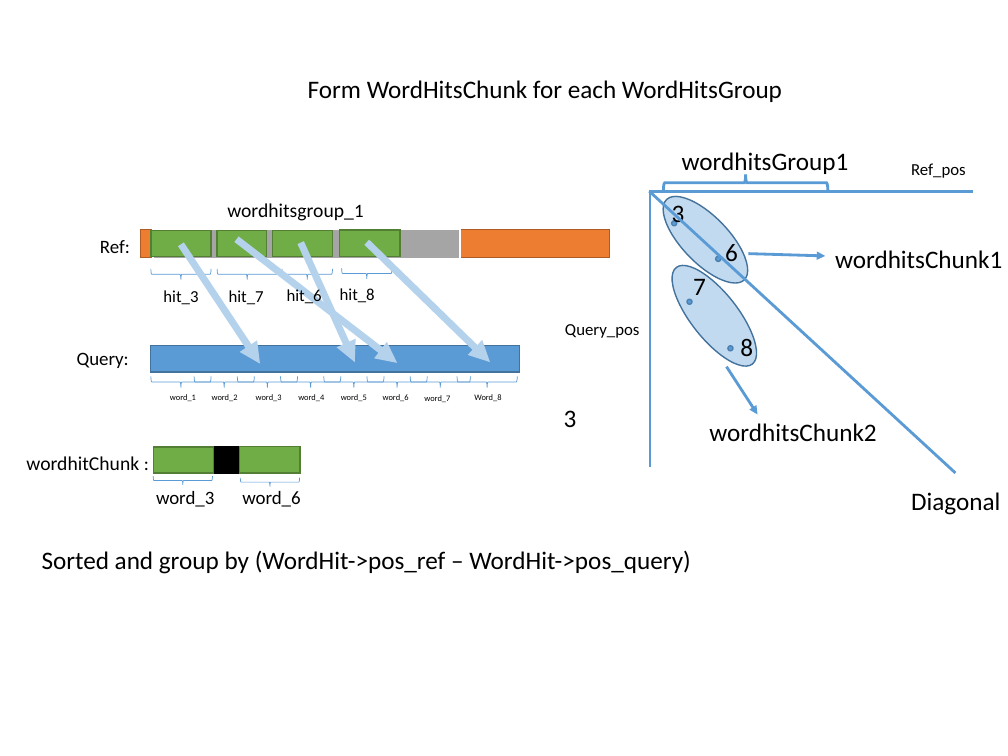
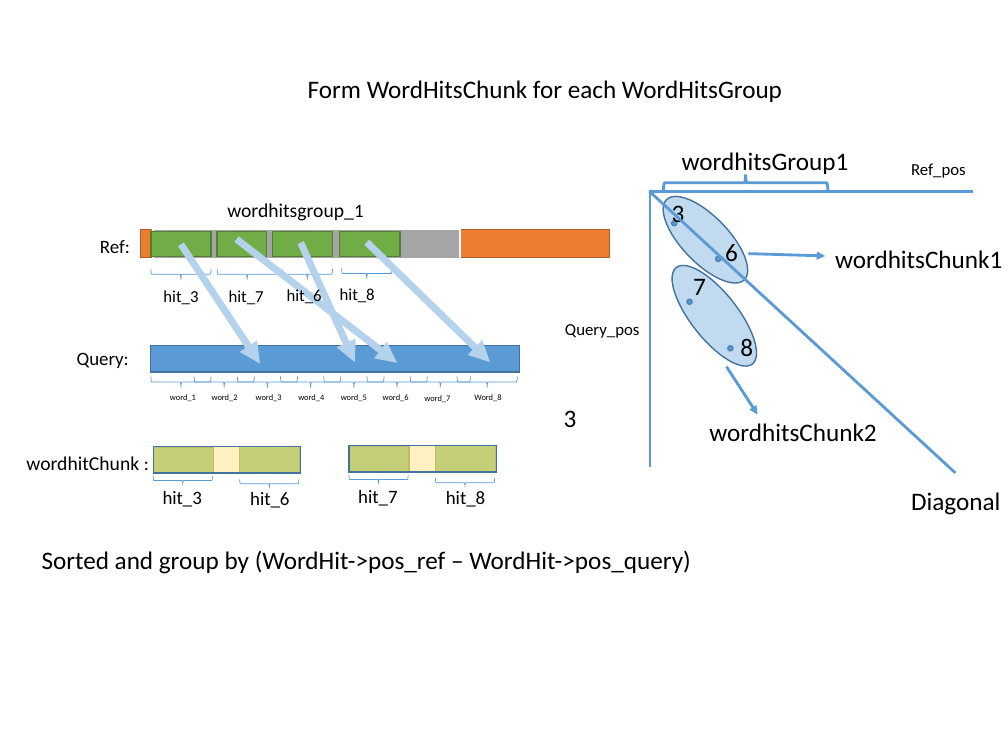
Before and after one commit to ganyfml/olegosa2, a slide deck: slide 5 of doc/Olego_SA.pptx. Drawn at 1008x756 pixels with LibreOffice and Linux fonts; fonts in the diff are those of the drawing. Boxes give left, top, right and bottom in pixels: in the first picture for what was removed or moved away, otherwise in the second. Text is boxed around its words. In the diff, an @@ line names an element or a change of style, - is before the commit and + after.

Commit message:
doc imporved to show wordhits and wordhitChunks are belong to wordHitsgroup

```diff
--- a/doc/Olego_SA.pptx
+++ b/doc/Olego_SA.pptx
@@ rectangle at bbox=[153, 447, 300, 473]: fill #000000 to #FFE699 at 60% opacity; outline #000000 1 pt to #43739E 1 pt @@
@@ rectangle added at bbox=[349, 447, 409, 473], fill #70AD47, outline #538035 1 pt @@
@@ rectangle added at bbox=[349, 446, 496, 472], fill #FFE699 at 60% opacity, outline #43739E 1 pt @@
@@ rectangle added at bbox=[435, 446, 496, 472], fill #70AD47, outline #538035 1 pt @@
@@ left brace added at bbox=[349, 475, 408, 484], outline #5B9BD5 0.5 pt @@
@@ left brace added at bbox=[435, 479, 495, 488], outline #5B9BD5 0.5 pt @@
@@ text at bbox=[163, 491, 202, 507]: text changed @@
-word_3
+hit_3
@@ text at bbox=[250, 492, 289, 508]: text changed @@
-word_6
+hit_6
@@ text added at bbox=[358, 490, 397, 506], 13.5 pt, text #000000 @@
+hit_7
@@ text added at bbox=[446, 491, 485, 507], 13.5 pt, text #000000 @@
+hit_8
```
Also in this commit, not shown: 6 other slides changed.
